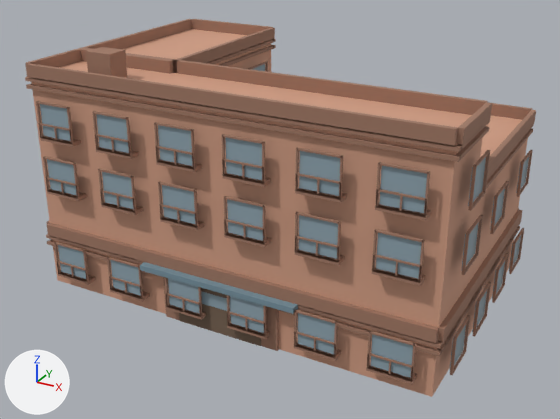
The glTF model public/buildings/residential_3x2_court.glb, before and after one commit.
Rendered twice from a 50 mm lens placed at (30.3, -28.4, 21.8), pointed at (11.3, 6.1, 4.5). The lights are fixed; the arrows at lower left show +X, +Y and +Z. The picture after the commit comes second. Vertices at exactly the same position are counted once.

In view in the first picture: 'residential_3x2_court_0'.
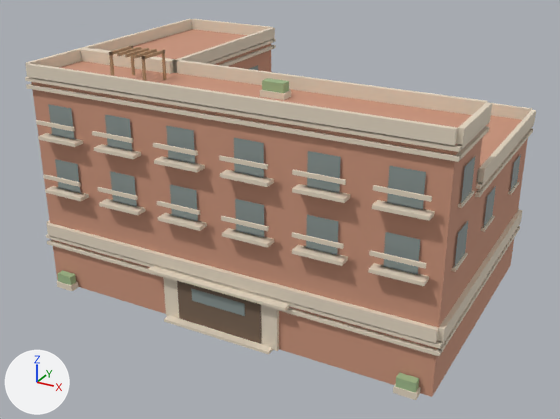
Boxes [x1, y1, x2, y2] around the edits, measured in the pictures (560 x 419 px):
'residential_3x2_court_0', recoloured, reshaped (lighter)
    before: [25, 19, 536, 397]
    after: [25, 19, 536, 400]
part 1 of me_residential_3x2_court_0, added
    after: [381, 266, 421, 276]
part 2 of me_residential_3x2_court_0, added
    after: [45, 186, 89, 201]
part 3 of me_residential_3x2_court_0, added
    after: [43, 174, 81, 187]
part 4 of me_residential_3x2_court_0, added
    after: [99, 199, 145, 215]
part 5 of me_residential_3x2_court_0, added
    after: [97, 187, 138, 200]
part 6 of me_residential_3x2_court_0, added
    after: [158, 213, 207, 231]
part 7 of me_residential_3x2_court_0, added
    after: [157, 201, 200, 215]
part 8 of me_residential_3x2_court_0, added
    after: [222, 228, 274, 248]
part 9 of me_residential_3x2_court_0, added
    after: [221, 216, 269, 231]
part 10 of me_residential_3x2_court_0, added
    after: [292, 245, 348, 266]
part 11 of me_residential_3x2_court_0, added
    after: [292, 232, 344, 249]
part 12 of me_residential_3x2_court_0, added
    after: [368, 263, 429, 286]
part 13 of me_residential_3x2_court_0, added
    after: [369, 250, 427, 268]
part 14 of me_residential_3x2_court_0, added
    after: [451, 252, 468, 272]
part 15 of me_residential_3x2_court_0, deleted
    before: [36, 47, 533, 384]
part 16 of me_residential_3x2_court_0, added
    after: [36, 46, 521, 274]
part 17 of me_residential_3x2_court_0, added
    after: [57, 270, 78, 291]
part 18 of me_residential_3x2_court_0, added
    after: [393, 373, 421, 400]
part 19 of me_residential_3x2_court_0, added
    after: [164, 315, 273, 355]

Edits to the bpy script that builds the scene:
```text
Change mat_residential_3x2_court_trim:
    mat_residential_3x2_court_trim.base_color: (0.352, 0.187, 0.127) -> (0.79, 0.69, 0.55)  # brown #a07864 -> pale yellow #e6d8c4
Change mat_residential_3x2_court_awning:
    mat_residential_3x2_court_awning.base_color: (0.18, 0.28, 0.34) -> (0.35, 0.49, 0.26)  # greyish blue #76909e -> greyish green #a0ba8b
Change me_residential_3x2_court_0:
    remove me_residential_3x2_court_0.from_pydata(...)  # 3878 vertices, 5916 faces; spans x -0.6..23.1, y -0.6..15.1, z 0.0..13.5
    add me_residential_3x2_court_0.from_pydata(...)  # 1294 vertices, 1868 faces; spans x -0.2..22.8, y -0.6..14.8, z 0.0..13.5
    me_residential_3x2_court_0 part 1: a new loose piece, a box spanning x 19.73..21.52, y -0.18..0.18, z 5.88..6.0, in mat_residential_3x2_court_trim (pale yellow #e6d8c4)
    me_residential_3x2_court_0 part 2: a new loose piece, a box spanning x 0.62..3.12, y -0.62..0.02, z 5.82..6.0, in mat_residential_3x2_court_trim (pale yellow #e6d8c4)
    me_residential_3x2_court_0 part 3: a new loose piece, a box spanning x 0.62..3.12, y -0.62..-0.51, z 6.65..6.85, in mat_residential_3x2_court_trim (pale yellow #e6d8c4)
    me_residential_3x2_court_0 part 4: a new loose piece, a box spanning x 4.38..6.88, y -0.62..0.02, z 5.82..6.0, in mat_residential_3x2_court_trim (pale yellow #e6d8c4)
    me_residential_3x2_court_0 part 5: a new loose piece, a box spanning x 4.38..6.88, y -0.62..-0.51, z 6.65..6.85, in mat_residential_3x2_court_trim (pale yellow #e6d8c4)
    me_residential_3x2_court_0 part 6: a new loose piece, a box spanning x 8.12..10.62, y -0.62..0.02, z 5.82..6.0, in mat_residential_3x2_court_trim (pale yellow #e6d8c4)
    me_residential_3x2_court_0 part 7: a new loose piece, a box spanning x 8.12..10.62, y -0.62..-0.51, z 6.65..6.85, in mat_residential_3x2_court_trim (pale yellow #e6d8c4)
    me_residential_3x2_court_0 part 8: a new loose piece, a box spanning x 11.88..14.38, y -0.62..0.02, z 5.82..6.0, in mat_residential_3x2_court_trim (pale yellow #e6d8c4)
    me_residential_3x2_court_0 part 9: a new loose piece, a box spanning x 11.88..14.38, y -0.62..-0.51, z 6.65..6.85, in mat_residential_3x2_court_trim (pale yellow #e6d8c4)
    me_residential_3x2_court_0 part 10: a new loose piece, a box spanning x 15.62..18.12, y -0.62..0.02, z 5.82..6.0, in mat_residential_3x2_court_trim (pale yellow #e6d8c4)
    me_residential_3x2_court_0 part 11: a new loose piece, a box spanning x 15.62..18.12, y -0.62..-0.51, z 6.65..6.85, in mat_residential_3x2_court_trim (pale yellow #e6d8c4)
    me_residential_3x2_court_0 part 12: a new loose piece, a box spanning x 19.38..21.88, y -0.62..0.02, z 5.82..6.0, in mat_residential_3x2_court_trim (pale yellow #e6d8c4)
    me_residential_3x2_court_0 part 13: a new loose piece, a box spanning x 19.38..21.88, y -0.62..-0.51, z 6.65..6.85, in mat_residential_3x2_court_trim (pale yellow #e6d8c4)
    me_residential_3x2_court_0 part 14: a new loose piece, a box spanning x 22.32..22.68, y 1.13..2.93, z 5.88..6.0, in mat_residential_3x2_court_trim (pale yellow #e6d8c4)
    me_residential_3x2_court_0 part 15: 437 loose pieces with 3496 vertices, spanning x -0.6..23.1, y -0.6..15.1, z 0.8..13.5, are deleted
    me_residential_3x2_court_0 part 16: 632 vertices added at x -0.2..22.7, y -0.6..14.7, z 5.8..13.5
    me_residential_3x2_court_0 part 17: 16 vertices added at x 0.6..1.6, y -0.6..-0.1, z 0.0..0.9
    me_residential_3x2_court_0 part 18: 16 vertices added at x 20.9..22.0, y -0.6..-0.1, z 0.0..0.9
    me_residential_3x2_court_0 part 19: 8 vertices added at x 8.1..14.4, y -0.6..-0.2, z 0.0..0.2
    other edits to the shape of me_residential_3x2_court_0 do not show in these pictures
    add me_residential_3x2_court_0.materials.append(mat_residential_3x2_court_sign)  # brown #b5936f
```
